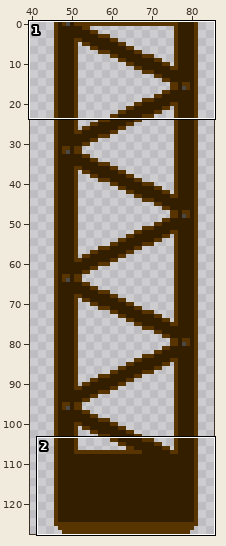
File history of a sprite sheet, assets/textures/Sprites/MetalPillar.png. Above, an overview of the earlier version with the close-up marked.
Close-up. Before:
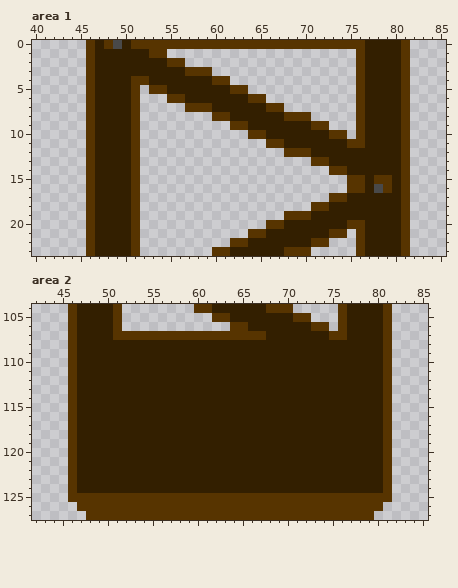
The file is 128x128 pixels. Shown: area 1: x 40..85, y 0..23; area 2: x 42..85, y 104..127. The wide view leaves out empty margins.
After the commit:
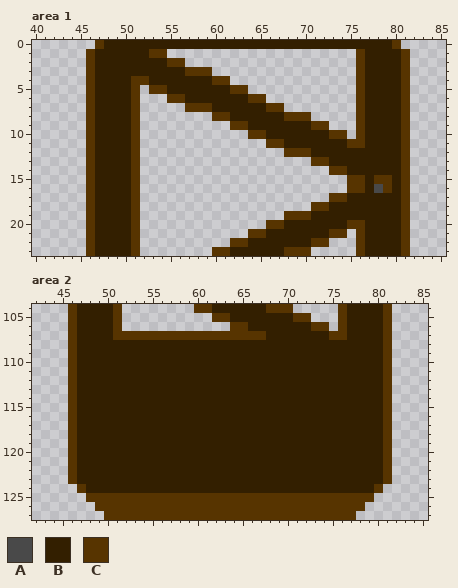
Palette (. is transparent): A #494949  B #331f00  C #573400
The commit says: fug pillars
From old to new:
{"where": "area 1"}
{"y":0,"x":46,"old":"CBCA","new":".CBB"}
{"y":0,"x":51,"old":"CCCCCCCCCCCCCCCCCCCCCCCCCC","new":"BBBBBBBBBBBBBBBBBBBBBBBBBB"}
{"y":0,"x":80,"old":"BC","new":"C."}
{"where": "area 2"}
{"y":124,"x":46,"old":"CB","new":".C"}
{"y":124,"x":80,"old":"BC","new":"C."}
{"y":125,"x":46,"old":"CC","new":".."}
{"y":125,"x":80,"old":"CC","new":".."}
{"y":126,"x":47,"old":"CC","new":".."}
{"y":126,"x":79,"old":"CC","new":".."}
{"y":127,"x":48,"old":"CC","new":".."}
{"y":127,"x":78,"old":"CC","new":".."}
{"label":"changed","picture_box":[86,40,410,49]}
{"label":"changed","picture_box":[68,484,104,520]}
{"label":"changed","picture_box":[356,484,392,520]}
